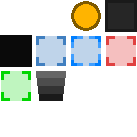
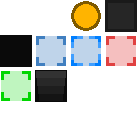
Comparing the layer stacks of the two (137, 137) images. Changes:
painted on "NextLevel" over [35, 70, 67, 102]
